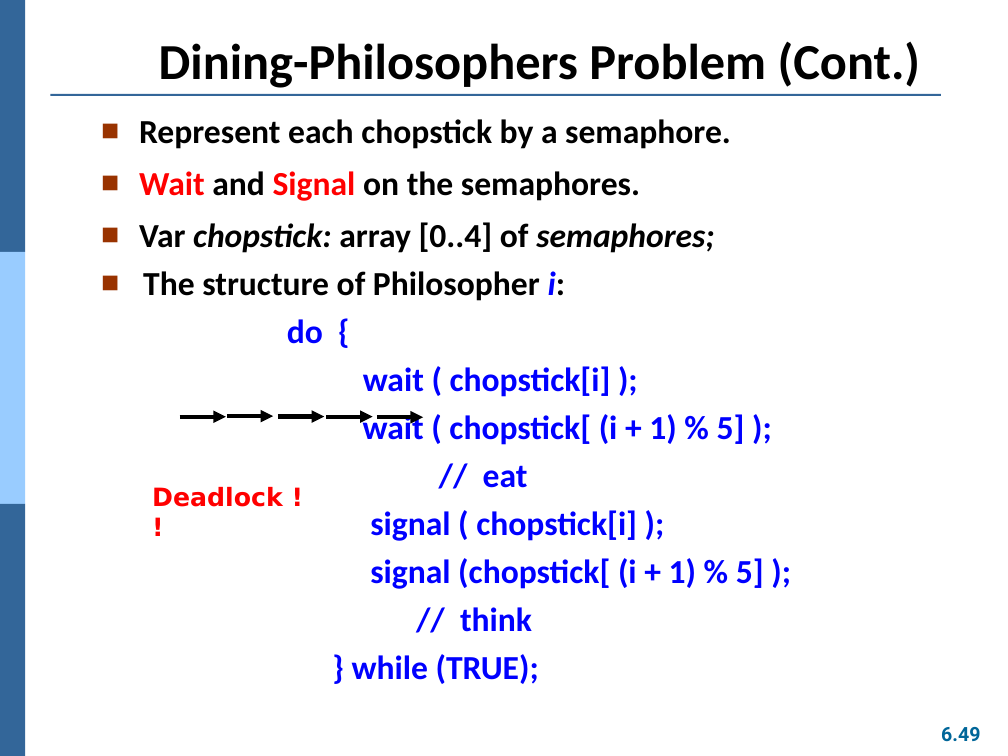
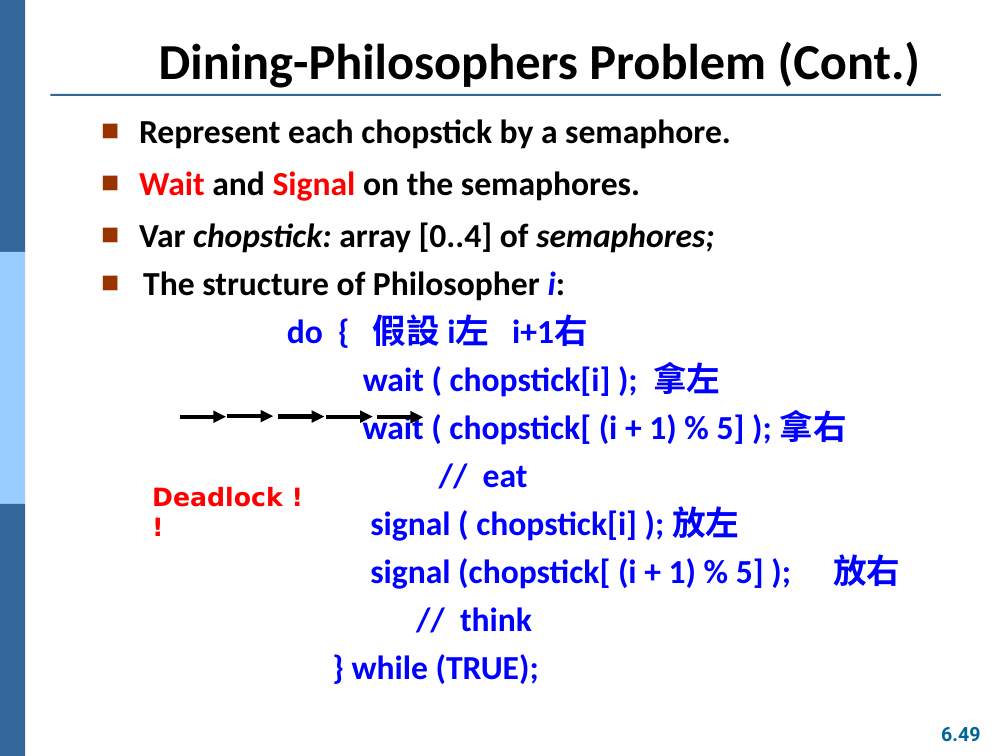
Before and after one commit to Yang09701194/OS_Learning, a slide deck: slide 49 of ch06.pptx. Drawn at 1008x756 pixels with LibreOffice and Linux fonts; fonts in the diff are those of the drawing. Boxes give left, top, right and bottom in pixels: in the first picture for what was removed or moved away, otherwise in the second. Text is boxed around its words. In the diff, an @@ line names an element or a change of style, - is before the commit and + after.

```diff
--- a/ch06.pptx
+++ b/ch06.pptx
@@ text at [287,314,847,445]: text changed @@
-    do {
-    wait ( chopstick[i] );
-    wait ( chopstick[ (i + 1) % 5] );
+    do { 假設 i左 i+1右
+    wait ( chopstick[i] ); 拿左
+    wait ( chopstick[ (i + 1) % 5] ); 拿右
@@ text at [370,506,900,589]: text changed @@
-    signal ( chopstick[i] );
-    signal (chopstick[ (i + 1) % 5] );
+    signal ( chopstick[i] ); 放左
+    signal (chopstick[ (i + 1) % 5] ); 放右
```
Also in this commit, not shown: 12 other slides changed, 1 slide added.
